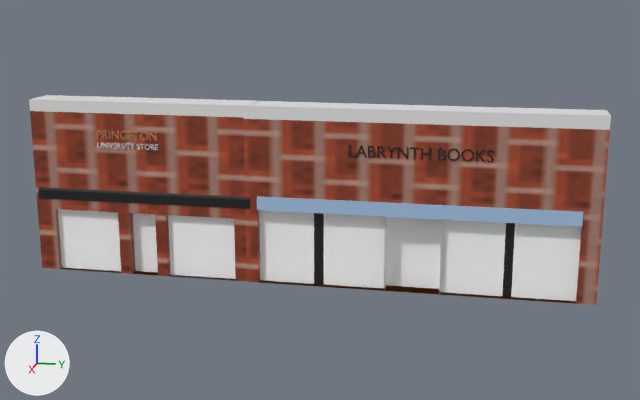
An edit to the glTF model src/components/objects/Labyrinth/Labyrinth.gltf, drawn before and after from the same camera.
Both versions are drawn from a 50 mm lens placed at (135.2, 115.3, 47.7), pointed at (-3.1, 87.6, 13.1). Every picture has the same lights, and +X, +Y and +Z are marked at lower left. Where no turn or scale is listed for an object, it has been applied to the vertices. Vertices at the same position are counted once.

The first picture shows 'Labyrinth'.
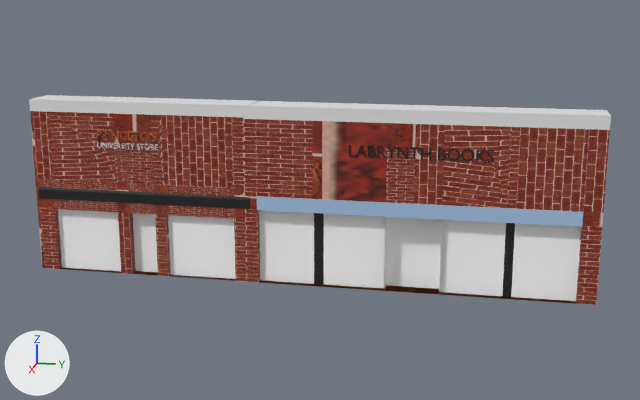
The newer file is also turned or shifted as a whole; pictures and numbers use the older file's frame.

Edits to the bpy script that builds the scene:
```text
Add img_labyrinth:
    img_labyrinth = load_image('labyrinth', '_unpacked/labyrinth', 1000, 1000, 'sRGB')
Add mat_base:
    mat_base = principled_material('Base')
    mat_base.texture = img_labyrinth
    mat_base.roughness = 0.4
Change me_cube_002:
    where me_cube_002.from_pydata(...)  # 4034 vertices, 8059 faces; spans x -2.9..3.3, y -19.1..73.8, z -14.7..14.7
    used by ob_labyrinth; location = (-3.0, 57.9, 14.0)
    me_cube_002 part 1: all 5496 faces that had it switch from mat_base_001 (picture img_image_0) to mat_base (picture img_labyrinth)
    me_cube_002 part 2: texture (UV) coordinates of 1087 of 8059 faces, centred in x -2.9..3.0, y -19.1..73.8, z -14.7..12.7, changed; they spanned u 0.34..0.65, v 0.01..0.99 and now span u 0.0..1.0, v 0.0..1.0
```

Location of each change, [x1, y1, x2, y2] in pixels of the pictures (640 x 400 px):
'Labyrinth', recoloured, surface changed
    both: [30, 109, 610, 305]
part 1 of me_cube_002, recoloured (brown to red)
    both: [30, 111, 603, 304]
part 2 of me_cube_002, surface changed
    both: [32, 111, 610, 305]
